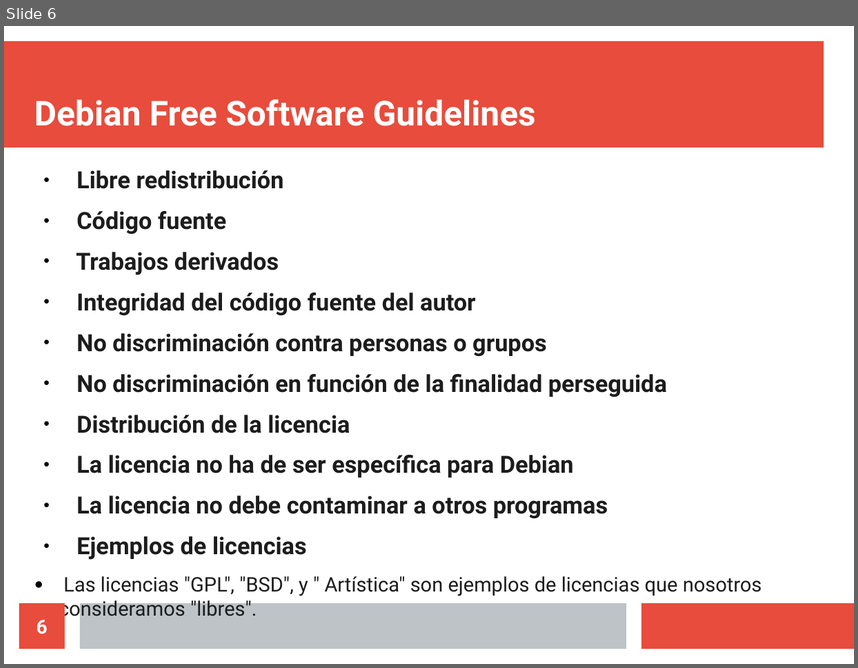
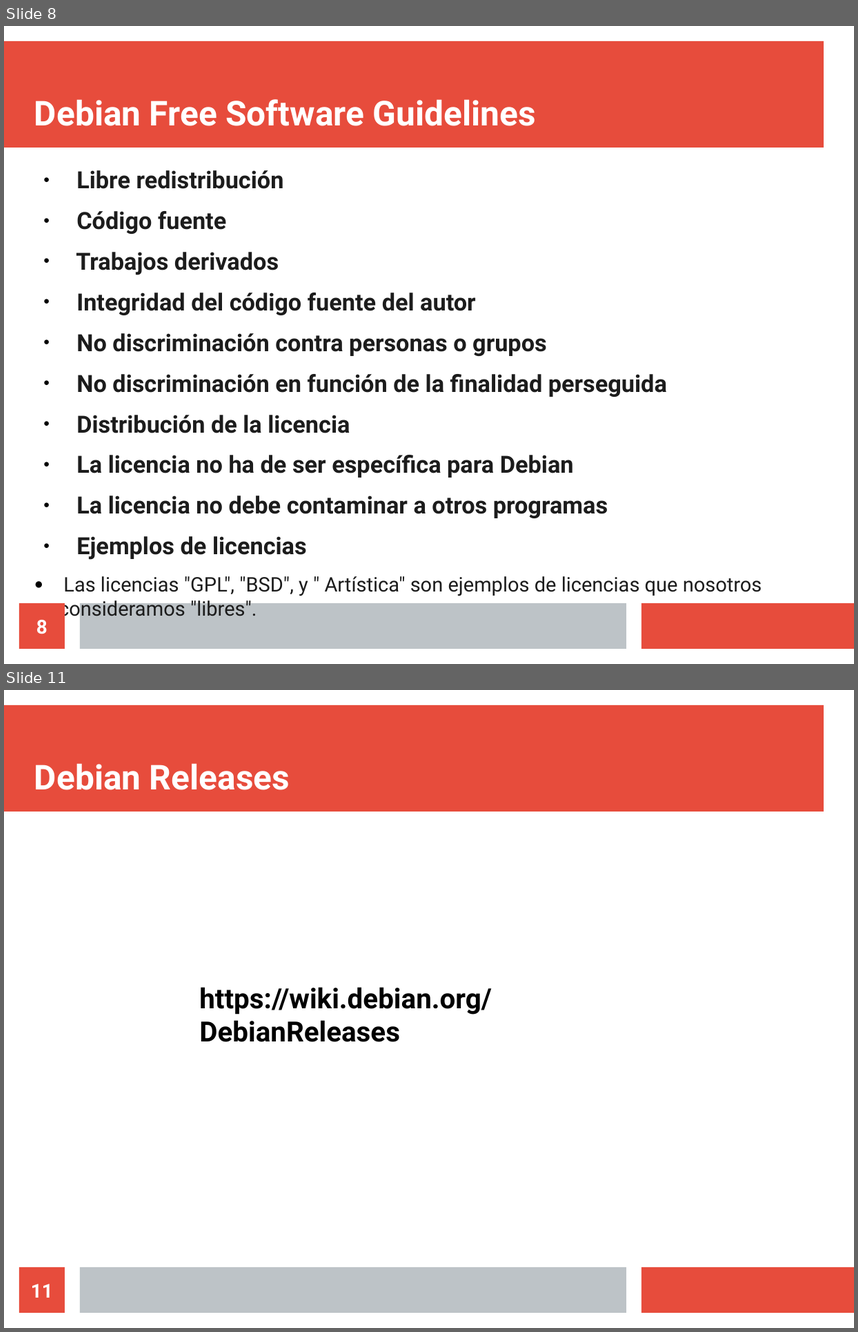
Before and after one commit to eamanu/Talks, a slide deck: 2019/EILAR/talleres/Debian/DebianPackagingIntro.odp. Shown one above the other, each under a label of ours: slide 6 before the commit, slides 8 and 11 after it; the slides between them are not shown. The pictures are 858x668 and 858x1332 pixels, drawn with LibreOffice and Linux fonts; fonts in the diff are those of the drawing. Boxes give left, top, right and bottom in pixels: in the first picture for what was removed or moved away, otherwise in the second. Text is boxed around its words. In the diff, an @@ line names an element or a change of style, - is before the commit and + after.

Commit message:
Taller Debian finalizado

```diff
--- a/2019/EILAR/talleres/Debian/DebianPackagingIntro.odp
+++ b/2019/EILAR/talleres/Debian/DebianPackagingIntro.odp
@@ slide 11 added at (x1=4, y1=690, x2=854, y2=1328), background #FFFFFF; not listed: 3 template elements that a slide beside it also shows @@
@@ title added at (x1=34, y1=763, x2=290, y2=790), 32 pt, text #FFFFFF, bold @@
+Debian Releases
@@ text added at (x1=199, y1=987, x2=492, y2=1042), 26 pt, text #000000, bold @@
+https://wiki.debian.org/DebianReleases
@@ page number added at (x1=19, y1=1267, x2=65, y2=1312), fill #E74C3C, 18 pt, text #FFFFFF, bold @@
+11
@@ what was slide 6 is now slide 8 @@
@@ page number at (x1=36, y1=619, x2=47, y2=634): text changed @@
-6
+8
```
Also in this commit, not shown: 1 slide changed, 17 other slides added.
